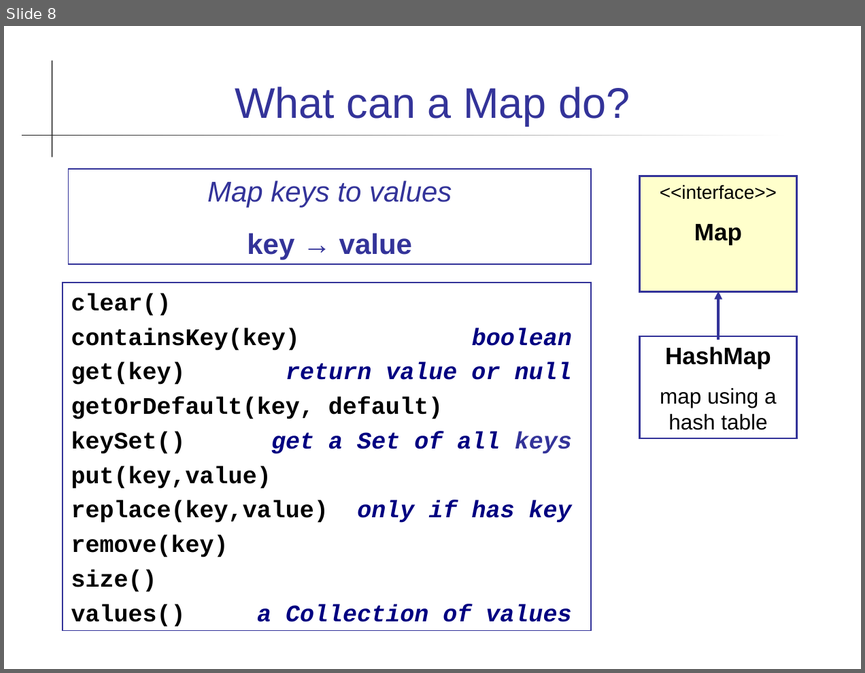
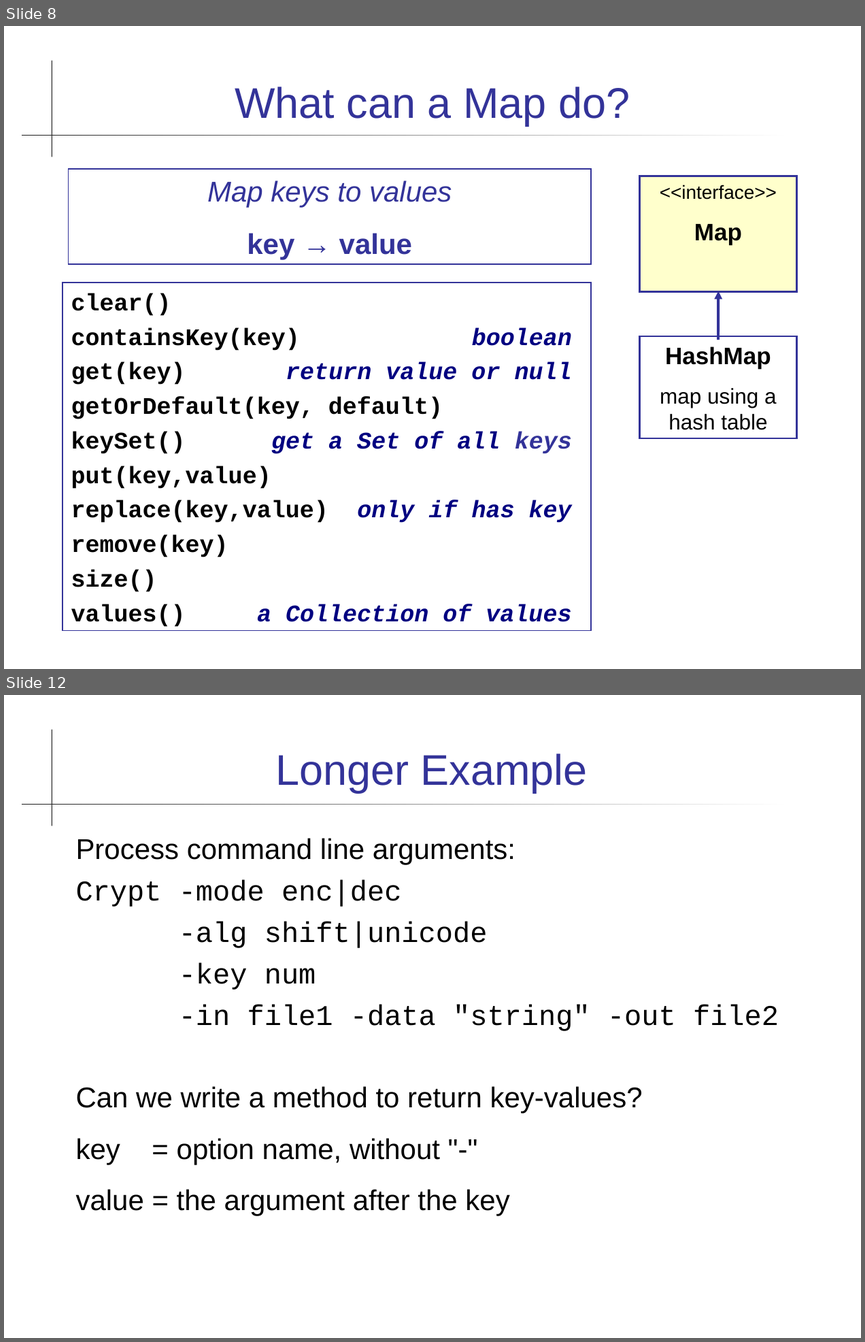
Before and after one commit to skeoop/skeoop.github.io, a slide deck: collections/Map.ppt. Shown one above the other, each under a label of ours: slide 8 before the commit, slides 8 and 12 after it; the slides between them are not shown. The pictures are 865x673 and 865x1342 pixels, drawn with LibreOffice and Linux fonts; fonts in the diff are those of the drawing. Boxes give left, top, right and bottom in pixels: in the first picture for what was removed or moved away, otherwise in the second. Text is boxed around its words. In the diff, an @@ line names an element or a change of style, - is before the commit and + after.

```diff
--- a/collections/Map.ppt
+++ b/collections/Map.ppt
@@ slide 12 added at [4,695,861,1338], background #FFFFFF; not listed: 2 template elements that a slide beside it also shows @@
@@ title added at [275,753,587,793], 36 pt, text #333399 @@
+Longer Example
@@ text added at [76,838,779,1216], 24 pt, text #000000 @@
+Process command line arguments:
+Crypt -mode enc|dec
+-alg shift|unicode
+-key num
+-in file1 -data "string" -out file2
+Can we write a method to return key-values?
+key = option name, without "-"
+value = the argument after the key
```
Also in this commit, not shown: 7 slides changed, 1 other slide added, 2 other files.
